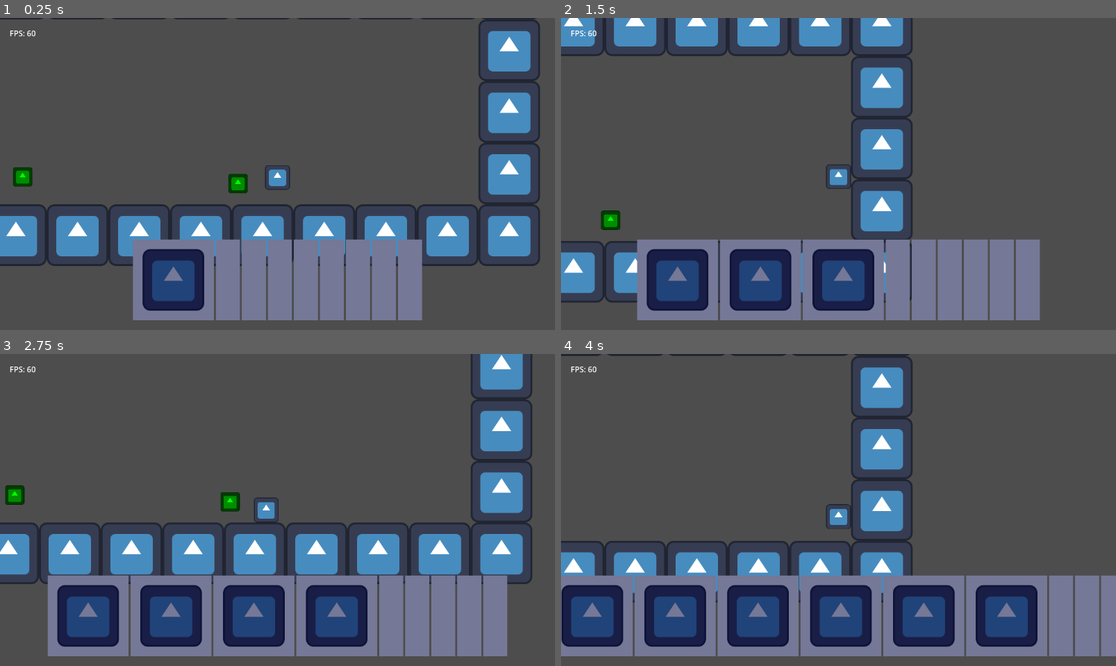
Above: before the commit, frames 1-4 (two rows, left to right).
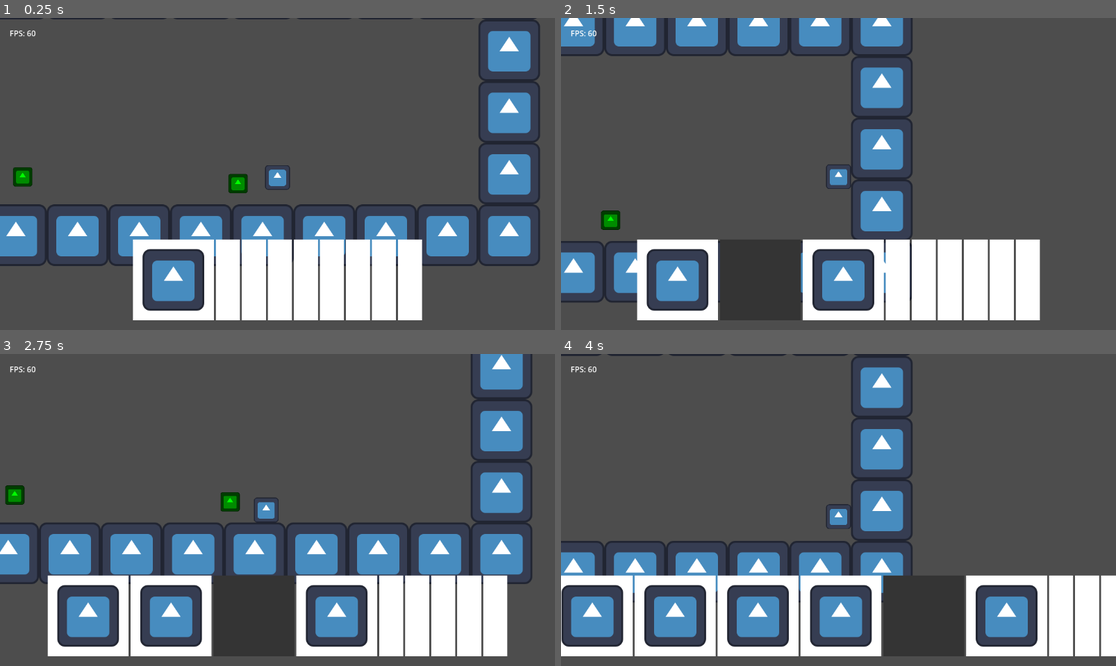
Above: after the commit, the same moments.

Repository: TheHumanMRP/RPG-Life-Tracker
Game: Godot game, scene res://Folders/Systems/Main/Scenes/main_scene.tscn
The game is run twice, just before and just after one commit, with the same random seed, the same clock (stepped at 60 frames per second) and the same inputs. The engine's default icon, where the game draws it, is replaced by a stand-in: a white triangle on a blue panel in a dark square.
Inputs (mouse positions are in pixels of both pictures, inside the frame that each line leads up to):
- Up to frame 1 (0.25 s): no input
- Up to frame 2 (1.5 s): move the mouse to (733, 280) at 0.52 s; hold D (move_right) from 0.53 s (still down); tap I (add_test_sword) at 0.6, 1.35 s; click (733, 280) at 0.67 s; tap Space (jump) at 0.77 s; move the mouse to (788, 280) at 1.27 s; click (788, 280) at 1.42 s
- Up to frame 3 (2.75 s): tap Space (jump) at 1.52 s; move the mouse to (283, 616) at 2.02 s; release D (move_right) at 2.03 s; hold A (move_left) from 2.03 s (still down); tap I (add_test_sword) at 2.1 s; click (283, 616) at 2.17 s
- Up to frame 4 (4 s): move the mouse to (899, 616) at 2.77 s; release A (move_left) at 2.78 s; hold D (move_right) from 2.78 s (still down); tap I (add_test_sword) at 2.85, 3.6 s; click (899, 616) at 2.92 s; tap Space (jump) at 3.02, 3.77 s; move the mouse to (949, 616) at 3.52 s; click (949, 616) at 3.67 s

The runs differ from the first frame. In frame 1, 13% of the frame differs, in the area x 23-77%, y 71-97%; in frame 2, 18%; in frame 3, 20%; in frame 4, 24%, in the area x 0-100%, y 71-97%.

Commit message:
Auto commit at 2026-07-05 22:09:29

Diff:
--- a/Folders/Systems/Inventory_System/Scenes/hotbar_slot.tscn
+++ b/Folders/Systems/Inventory_System/Scenes/hotbar_slot.tscn
@@ -21,12 +21,15 @@
 grow_vertical = 2
 theme_override_styles/panel = SubResource("StyleBoxFlat_42qie")
 script = ExtResource("1_idi7c")
+accepted_item_type = null
+item_id = null
+slot_index = null
 
 [node name="Selection_Color_Fade" type="ColorRect" parent="." unique_id=201952789]
 unique_name_in_owner = true
 z_index = 1
 layout_mode = 2
-color = Color(0.20392157, 0.20392157, 0.20392157, 0.14117648)
+color = Color(0.20392157, 0.20392157, 0.20392157, 0.39215687)
 
 [node name="MarginContainer" type="MarginContainer" parent="." unique_id=1684947038]
 layout_mode = 2
--- a/Folders/Systems/Inventory_System/Scripts/hotbar_slot.gd
+++ b/Folders/Systems/Inventory_System/Scripts/hotbar_slot.gd
@@ -34,10 +34,11 @@
 	var selected_slot_index: int = Global.get_selected_hotbar_index()
 
 	if selected_slot_index != slot_index:
-		selection_color_fade.color = int(UNSELECTED_HEX_VALUE)
+		selection_color_fade.color.a = 0
+
 		return
 
-	selection_color_fade.color = int(SELECTED_HEX_VALUE)
+	selection_color_fade.color.a = 100
 
 
 func assaign_item() -> void:
